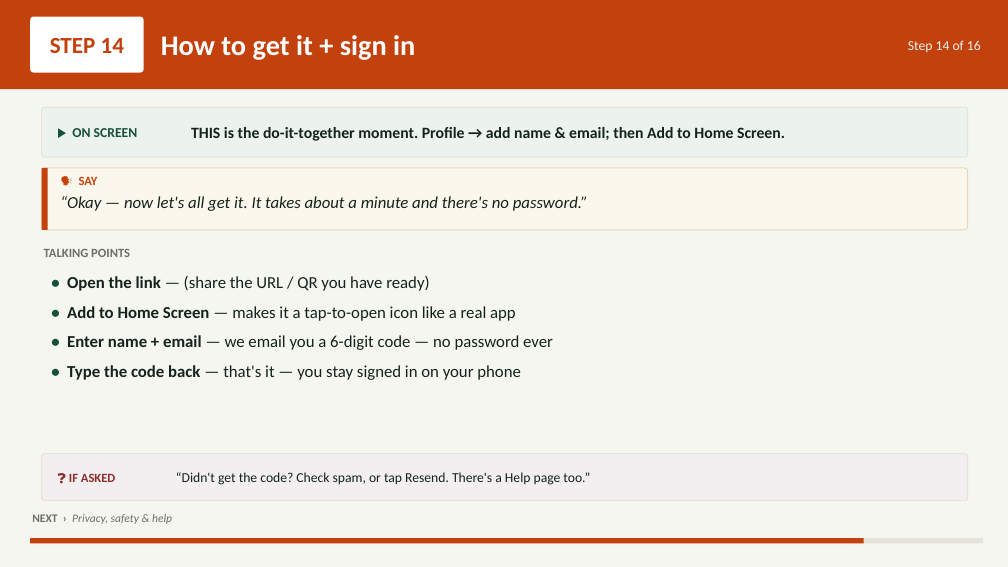
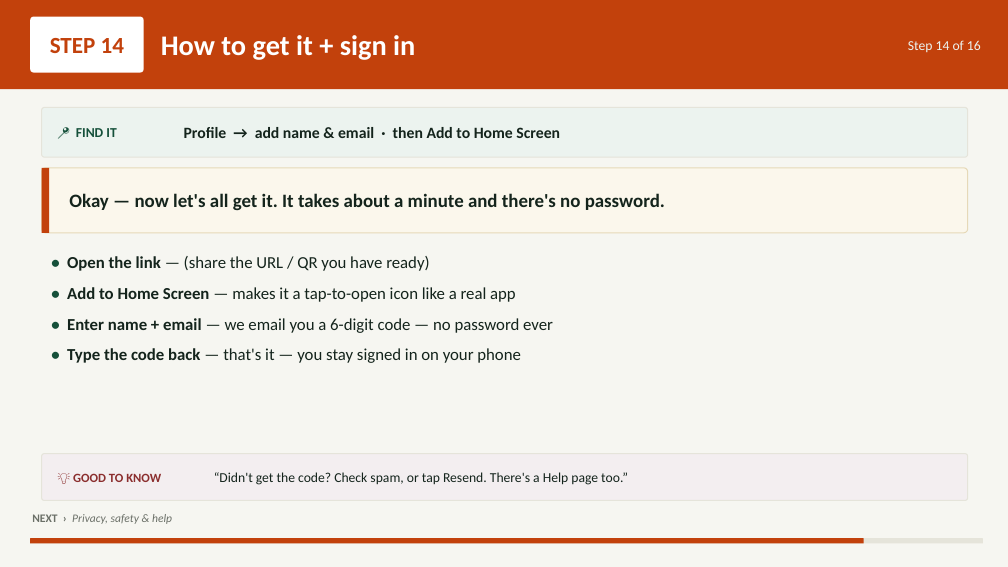
Before and after one commit to btheis15/mlr-app, a slide deck: slide 15 of presentation/MLR-App-Presentation.pptx. Drawn at 1008x567 pixels with LibreOffice and Linux fonts; fonts in the diff are those of the drawing. Boxes give left, top, right and bottom in pixels: in the first picture for what was removed or moved away, otherwise in the second. Text is boxed around its words. In the diff, an @@ line names an element or a change of style, - is before the commit and + after.

```diff
--- a/presentation/MLR-App-Presentation.pptx
+++ b/presentation/MLR-App-Presentation.pptx
@@ text at box(76, 128, 116, 137): text changed @@
-▶ ON SCREEN
+📍 FIND IT
@@ text at box(184, 127, 560, 138): text changed @@
-THIS is the do-it-together moment. Profile → add name & email; then Add to Home Screen.
+Profile → add name & email · then Add to Home Screen
@@ text "Okay — now let's all ..." at box(69, 193, 665, 210): vertical alignment top to middle @@
@@ text removed at box(79, 176, 98, 185) @@
-🗣 SAY
@@ text at box(69, 193, 665, 210): text changed; size 16 to 18 pt; bold on; italic off @@
-“Okay — now let's all get it. It takes about a minute and there's no password.”
+Okay — now let's all get it. It takes about a minute and there's no password.
@@ text removed at box(44, 249, 130, 257) @@
-TALKING POINTS
@@ text "• Open the link — ...": place and size @@
-text "• Open the link — ..." at box(67, 276, 553, 380)
+text "• Open the link — ..." at box(67, 256, 553, 363)
@@ text "• Open the link — ..." at box(67, 256, 553, 363): more space between paragraphs @@
@@ text removed at box(69, 473, 116, 482) @@
-❓ IF ASKED
@@ text added at box(73, 473, 161, 482), 12 pt, text #8B2E2E, bold @@
+💡 GOOD TO KNOW
@@ text "“Didn't get the code? Check ...": place and size @@
-text "“Didn't get the code? Check ..." at box(176, 472, 590, 485)
+text "“Didn't get the code? Check ..." at box(214, 472, 628, 485)
```
Also in this commit, not shown: 14 other slides changed, 1 other file.
